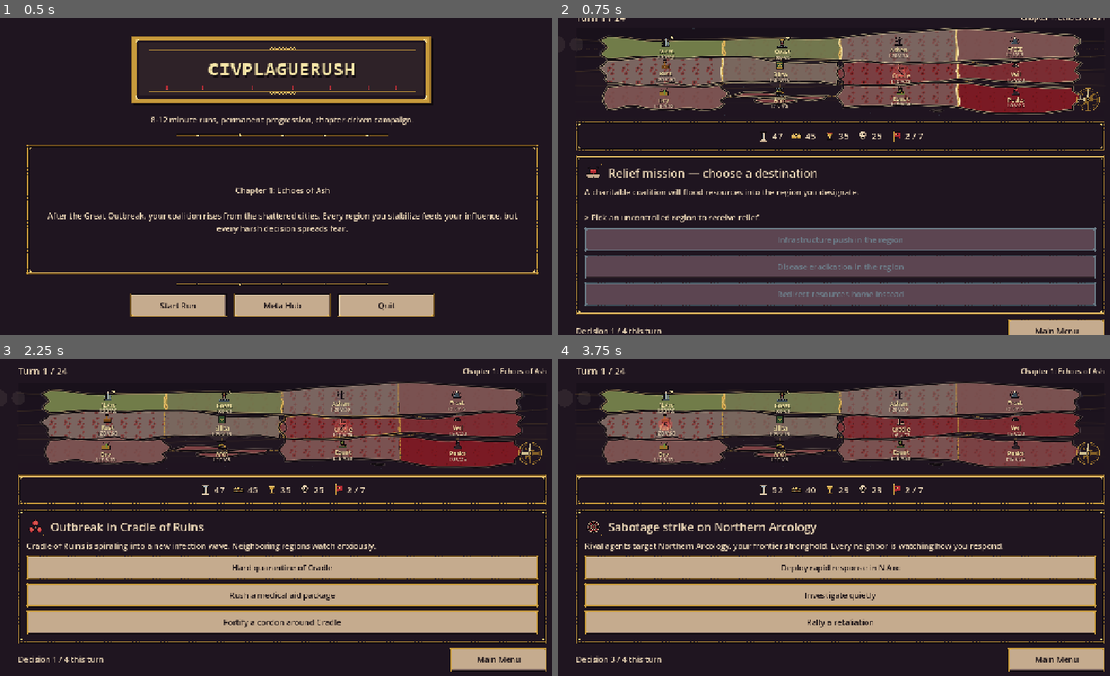
Above: before the commit, frames 1-4 (two rows, left to right).
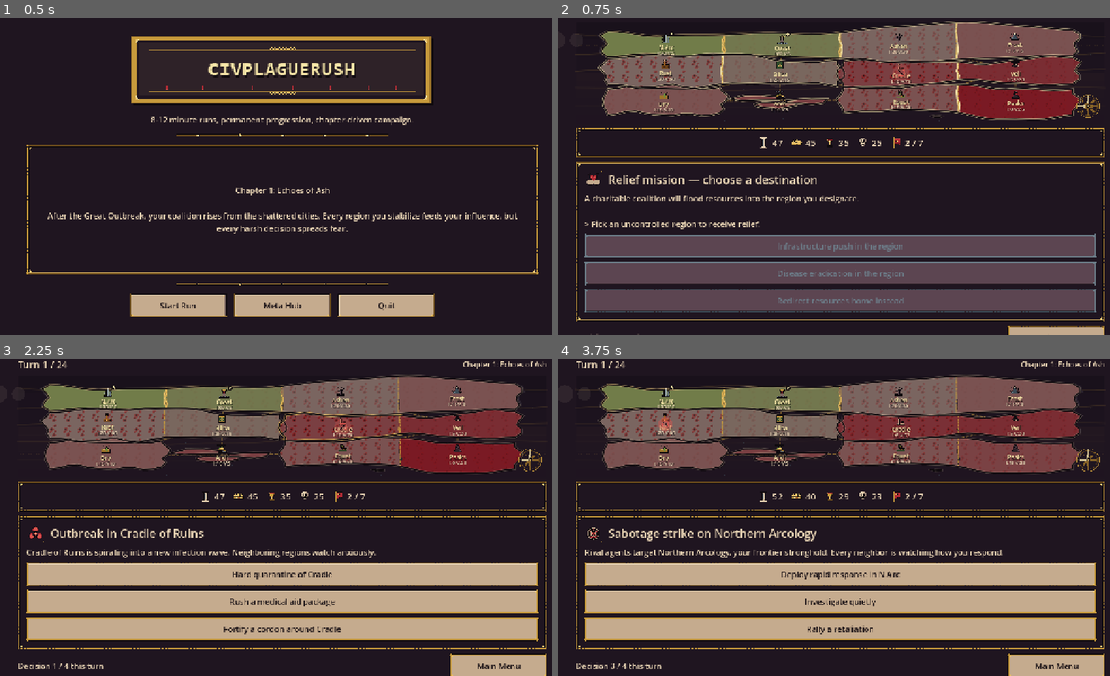
Above: after the commit, the same moments.

Repository: josemarnaiz/civplaguerush
Game: Godot game, scene res://scenes/MainMenu.tscn
Two runs of this game, one before a commit and one after it. Both use one fixed random seed, a clock stepped at 60 frames per second and the inputs below.
Inputs (mouse positions are in pixels of both pictures, inside the frame that each line leads up to):
- Up to frame 1 (0.5 s): no input
- Up to frame 2 (0.75 s): click "Start Run" at 0.5 s
- Up to frame 3 (2.25 s): click (496, 672) at 1.25 s, where only the run before the commit has a clickable "Main Menu"; click "Start Run" at 2 s
- Up to frame 4 (3.75 s): click "Hard quarantine of Cradle" at 2.75 s; click "Send negotiators" at 3.5 s

Frame 1 is identical in both runs. In frame 2, 28% of the frame differs, in the area x 3-99%, y 0-100%; in frame 3, 28%; in frame 4, 29%.

Commit message:
Grow region map min height and add marketing narrative brief
Made-with: Cursor

Diff:
--- a/scenes/RunScene.tscn
+++ b/scenes/RunScene.tscn
@@ -64,7 +64,7 @@
 layout_mode = 2
 size_flags_horizontal = 3
 size_flags_vertical = 0
-custom_minimum_size = Vector2(0, 200)
+custom_minimum_size = Vector2(0, 230)
 
 [node name="StatePanel" type="PanelContainer" parent="Margin/VBox"]
 layout_mode = 2
Not shown, added: docs/NARRATIVE_marketing.md
